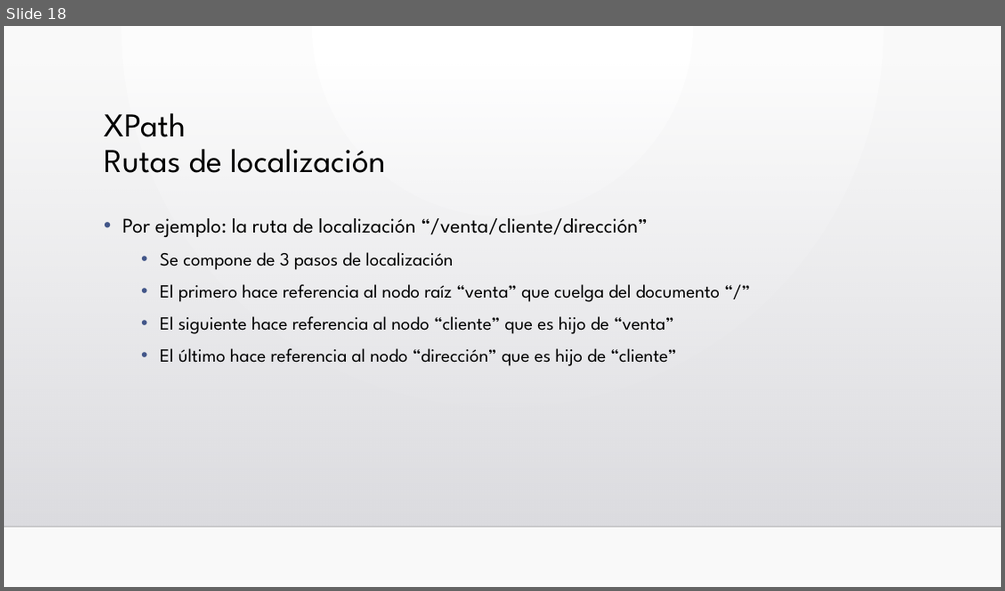
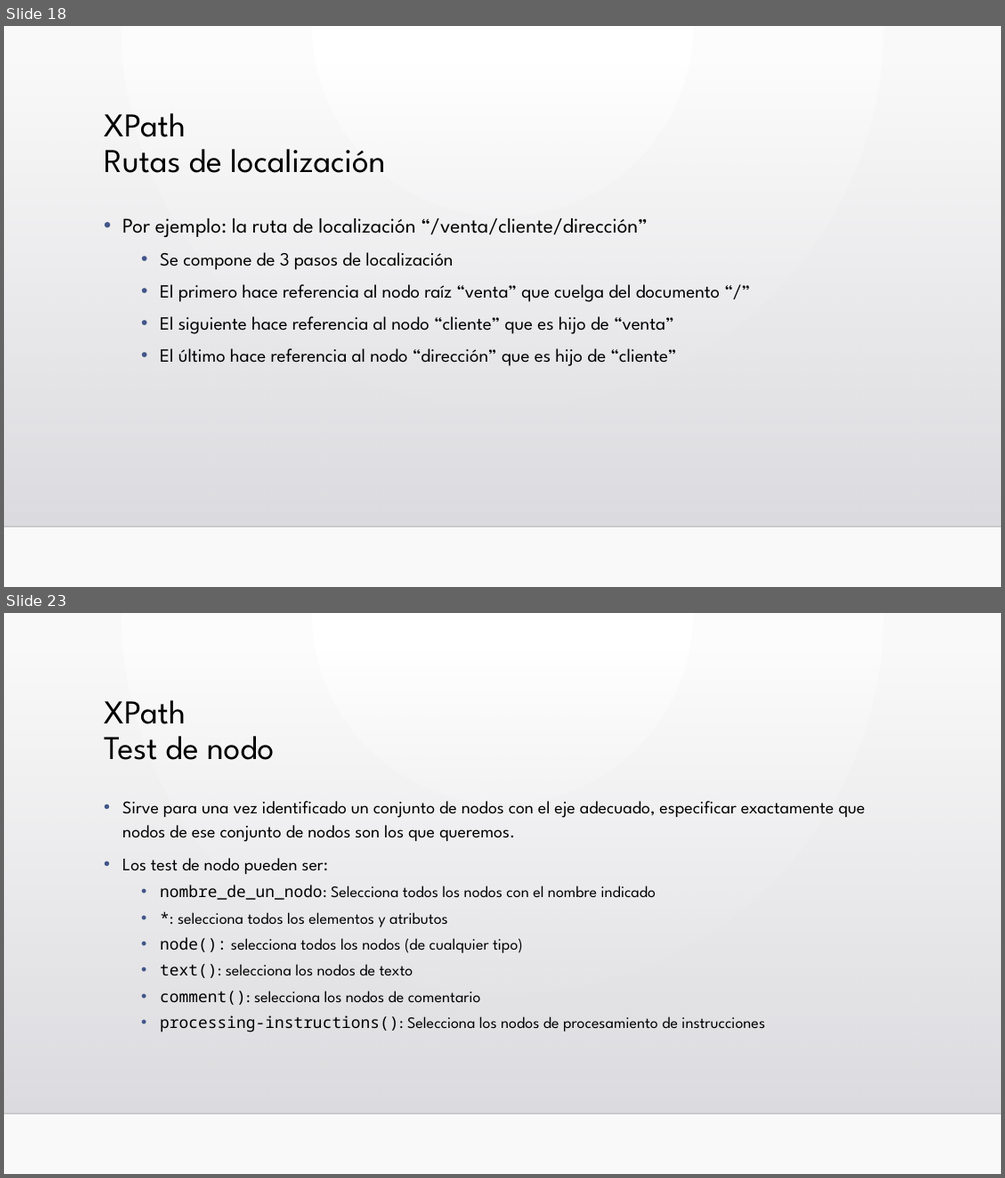
Before and after one commit to llllJokerllll/Lima, a slide deck: Unidad3/UD 03.3 XPath.pptx. Shown one above the other, each under a label of ours: slide 18 before the commit, slides 18 and 23 after it; the slides between them are not shown. The pictures are 1005x591 and 1005x1178 pixels, drawn with LibreOffice and Linux fonts; fonts in the diff are those of the drawing; background and template pictures are left out. Boxes give left, top, right and bottom in pixels: in the first picture for what was removed or moved away, otherwise in the second. Text is boxed around its words. In the diff, an @@ line names an element or a change of style, - is before the commit and + after.

```diff
--- a/Unidad3/UD 03.3 XPath.pptx
+++ b/Unidad3/UD 03.3 XPath.pptx
@@ slide 23 added at [4,613,1001,1174], background gradient #FFFFFF to #FAFAFA; not listed: 2 template elements that a slide beside it also shows @@
@@ title added at [104,700,275,760], 32 pt, text #000000 @@
+XPath
+Test de nodo
@@ text added at [122,801,865,1032], 15.3 pt, text #000000 @@
+• Sirve para una vez identificado un conjunto de nodos con el eje adecuado, especificar exactamente que nodos de ese conjunto de nodos son los que queremos.
+• Los test de nodo pueden ser:
+  • nombre_de_un_nodo: Selecciona todos los nodos con el nombre indicado
+  • *: selecciona todos los elementos y atributos
+  • node(): selecciona todos los nodos (de cualquier tipo)
+  • text(): selecciona los nodos de texto
+  • comment(): selecciona los nodos de comentario
+  • processing-instructions(): Selecciona los nodos de procesamiento de instrucciones
```
Also in this commit, not shown: 23 other slides added, 1 slide removed, 3 other files.
